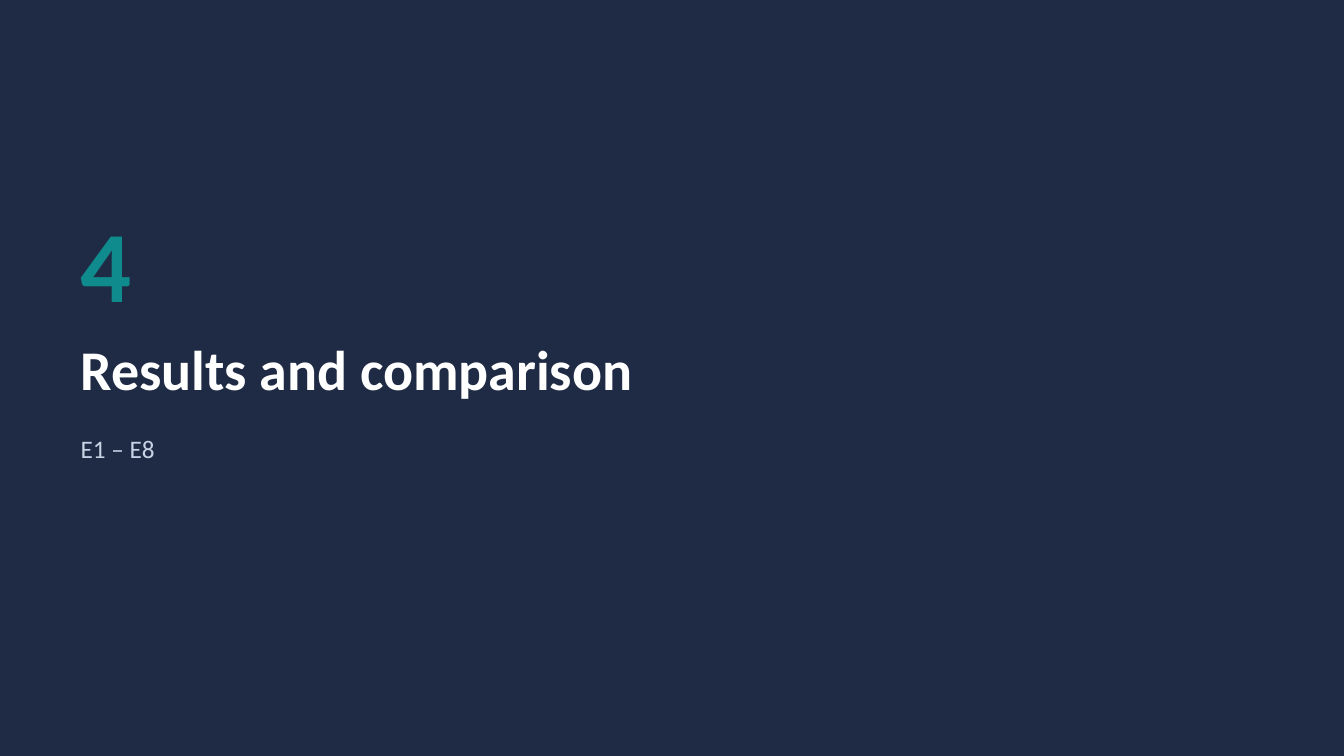
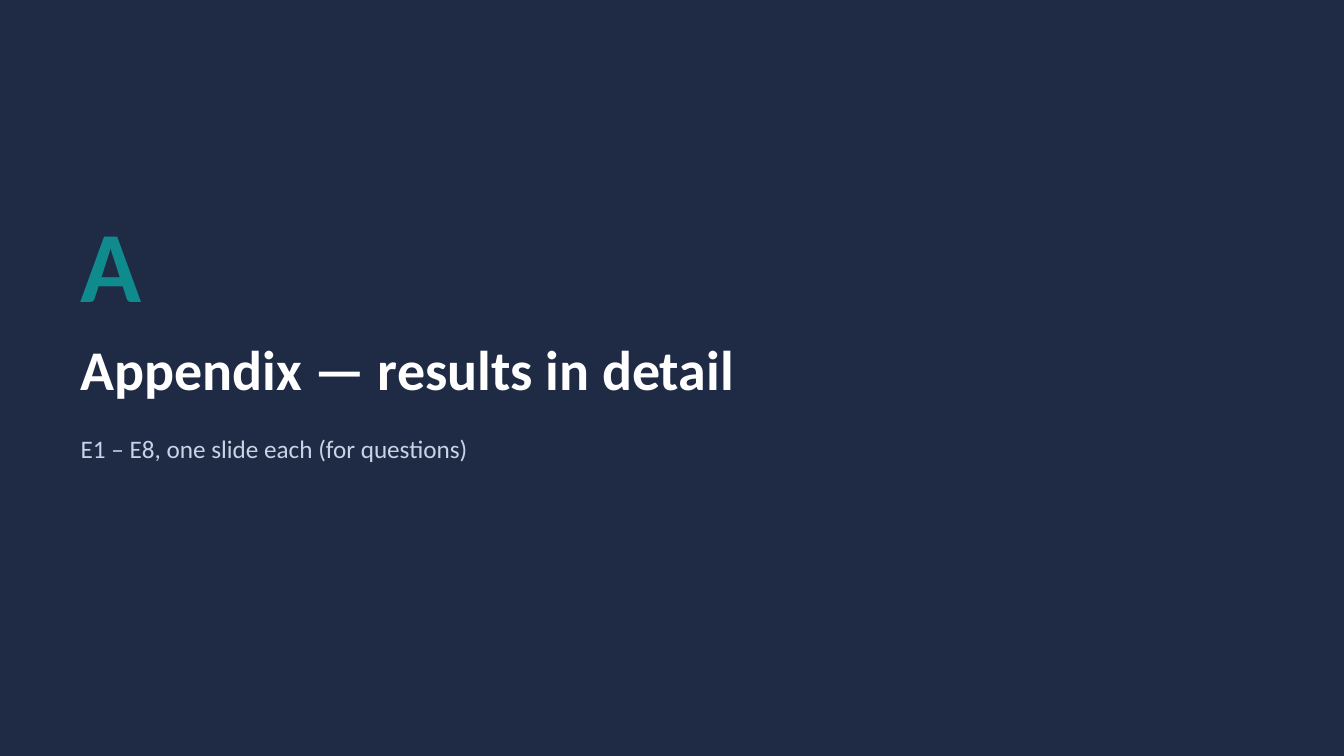
Before and after one commit to HaHiepThanh/mcp-ts, a slide deck: slide 25 of phase2/MCP-TS-SDK-phase2.pptx (slide 11 before the commit). Drawn at 1344x756 pixels with LibreOffice and Linux fonts; fonts in the diff are those of the drawing. Boxes give left, top, right and bottom in pixels: in the first picture for what was removed or moved away, otherwise in the second. Text is boxed around its words. In the diff, an @@ line names an element or a change of style, - is before the commit and + after.

```diff
--- a/phase2/MCP-TS-SDK-phase2.pptx
+++ b/phase2/MCP-TS-SDK-phase2.pptx
@@ text at [81,237,142,302]: text changed @@
-4
+A
@@ text at [81,350,734,399]: text changed @@
-Results and comparison
+Appendix — results in detail
@@ text at [81,440,468,462]: text changed @@
-E1 – E8
+E1 – E8, one slide each (for questions)
```
Also in this commit, not shown: 17 other slides changed, 15 slides added, 10 slides removed, 5 other files.
